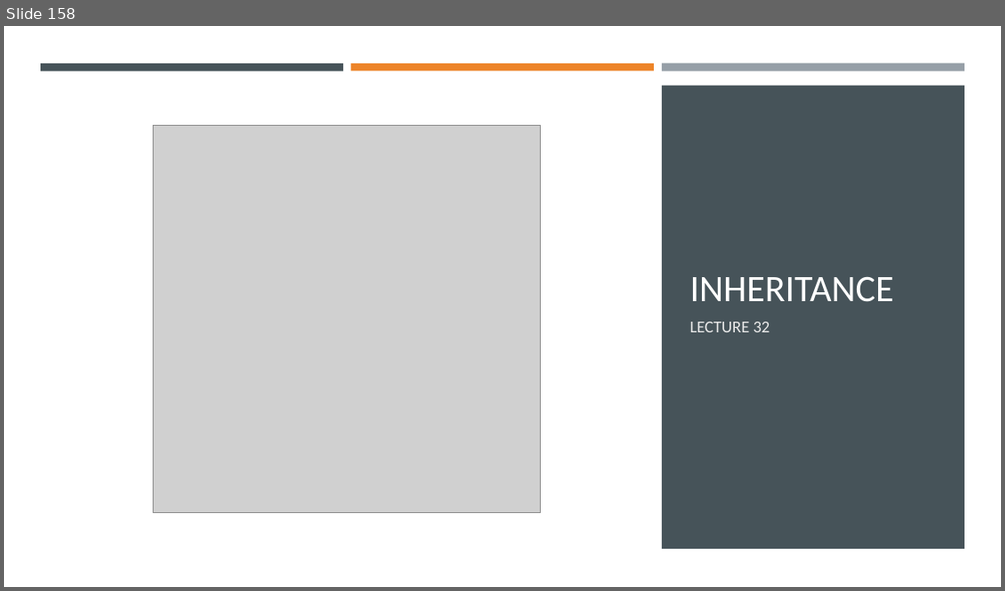
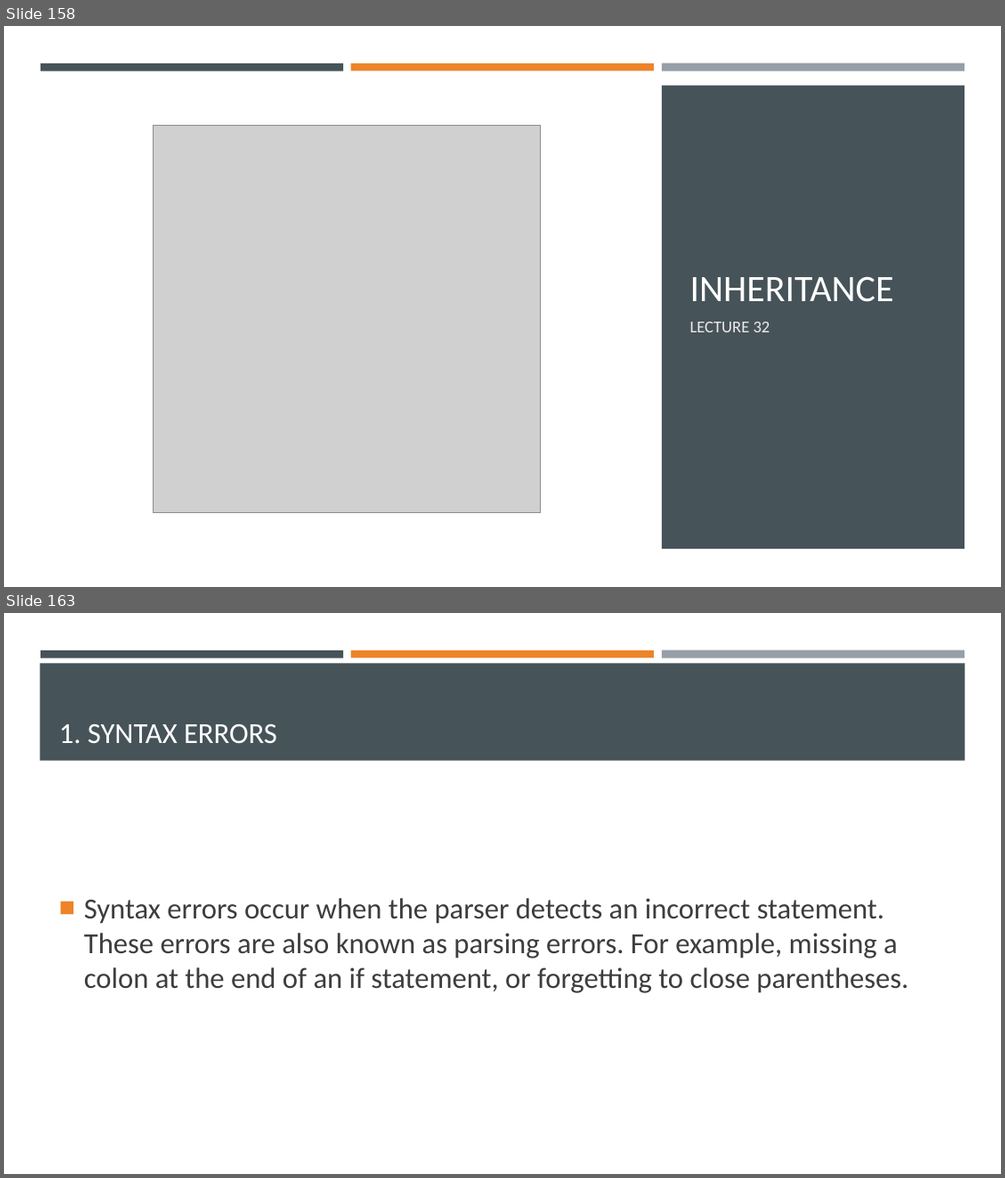
Before and after one commit to Ghost0396/iot, a slide deck: python/Python 3.pptx. Shown one above the other, each under a label of ours: slide 158 before the commit, slides 158 and 163 after it; the slides between them are not shown. The pictures are 1005x591 and 1005x1178 pixels, drawn with LibreOffice and Linux fonts; fonts in the diff are those of the drawing; grey boxes stand for pictures. Boxes give left, top, right and bottom in pixels: in the first picture for what was removed or moved away, otherwise in the second. Text is boxed around its words. In the diff, an @@ line names an element or a change of style, - is before the commit and + after.

```diff
--- a/python/Python 3.pptx
+++ b/python/Python 3.pptx
@@ slide 163 added at <box>4,613,1001,1174</box>, background #FFFFFF @@
@@ rectangle added at <box>40,663,965,761</box>, fill #465359 @@
@@ rectangle added at <box>40,650,343,657</box>, fill #465359 @@
@@ rectangle added at <box>351,650,654,657</box>, fill #ED8428 @@
@@ rectangle added at <box>662,650,964,658</box>, fill #969FA7 @@
@@ title added at <box>59,724,277,743</box>, 28 pt, text #FFFFFF @@
+1. SYNTAX ERRORS
@@ text added at <box>84,898,908,993</box>, 28 pt, text #3D3D3D @@
+■ Syntax errors occur when the parser detects an incorrect statement. These errors are also known as parsing errors. For example, missing a colon at the end of an if statement, or forgetting to close parentheses.
```
Also in this commit, not shown: 19 other slides added, 2 other files.
